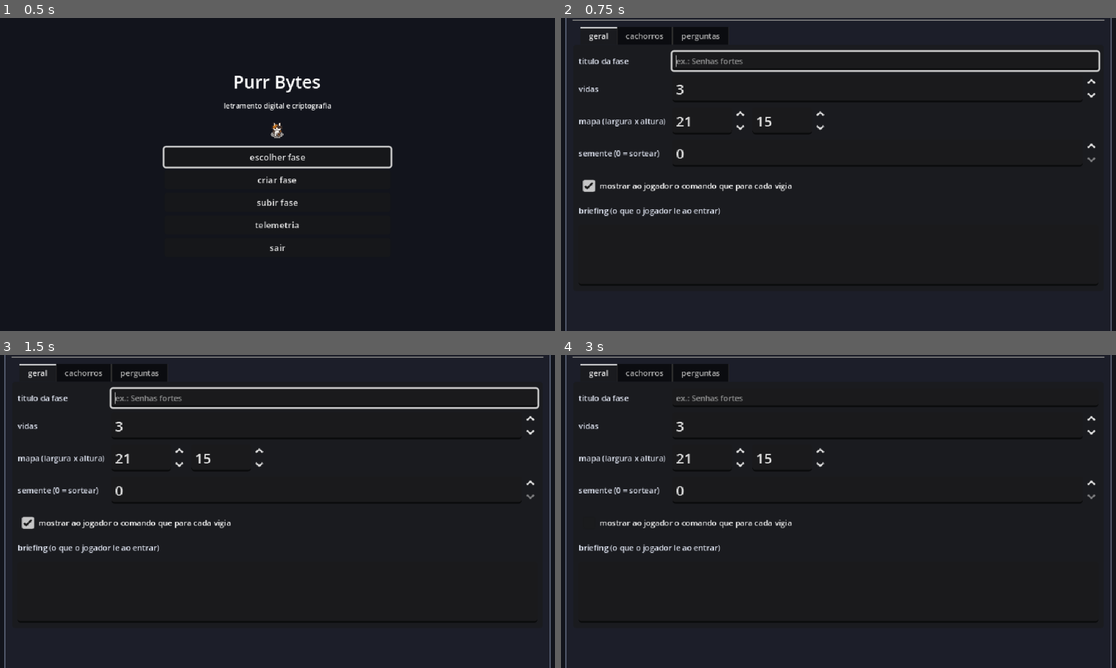
Above: before the commit, frames 1-4 (two rows, left to right).
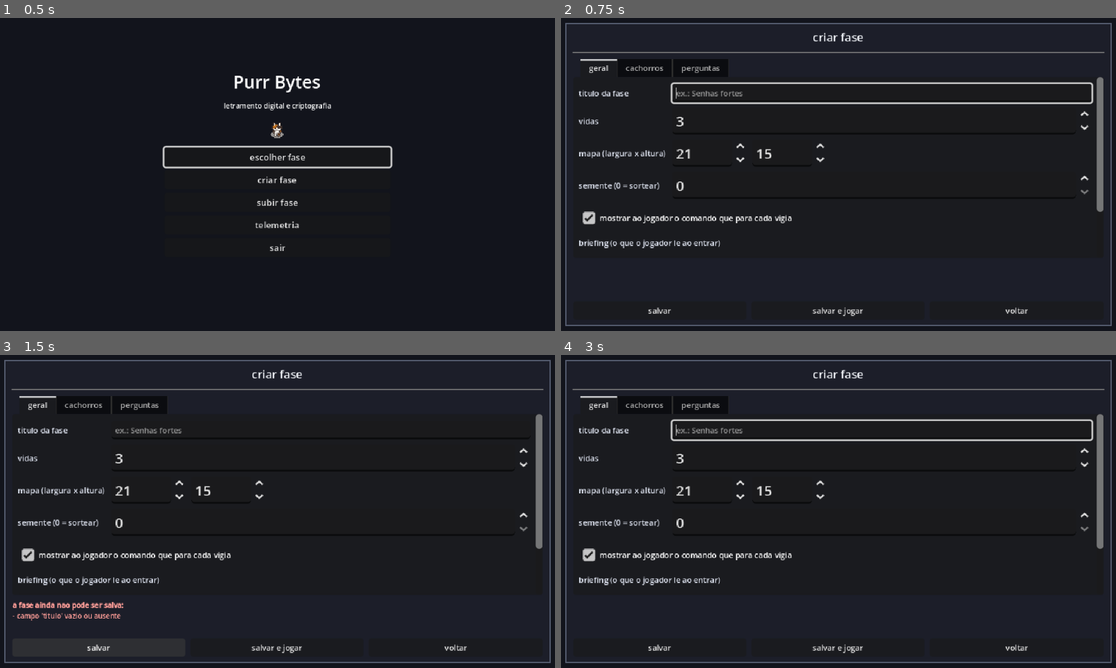
Above: after the commit, the same moments.

Repository: Morc3go/purr-bytes-cliente
Game: Godot game, scene res://cenas/ui/menu_principal.tscn
The game is run twice, just before and just after one commit, with the same random seed, the same clock (stepped at 60 frames per second) and the same inputs.
Inputs (mouse positions are in pixels of both pictures, inside the frame that each line leads up to):
- Up to frame 1 (0.5 s): no input
- Up to frame 2 (0.75 s): click "criar fase" at 0.5 s
- Up to frame 3 (1.5 s): click (99, 646) at 1.25 s, where only the run after the commit has a clickable "salvar"
- Up to frame 4 (3 s): click (1016, 646) at 2 s, where only the run after the commit has a clickable "voltar"; click (838, 520) at 2.75 s, where only the run before the commit has a clickable "mostrar ao jogador o comando …"

Frame 1 is identical in both runs. In frame 2, 9.5% of the frame differs, in the area x 0-100%, y 0-100%; in frame 3, 9.0%; in frame 4, 8.7%.

Commit message:
editor: botoes de vigia por tipo (cifras a vista) e voltar sempre visivel
- a aba "geral" crescia alem dos 360 px e empurrava salvar/voltar para
  fora da tela; agora rola por dentro (ScrollContainer), como as outras
- no lugar de "+ vigia", um botao por tipo: comando livre, cifra de
  Cesar, cifra de Vigenere, hash SHA-256, so persegue; as cifras antes
  ficavam escondidas no menu suspenso de cada linha
- dica de cada tipo nos botoes e no seletor; vigia de cifra nasce na
  cor do algoritmo
- testes: botoes de acao dentro da tela em todas as abas e cada botao
  criando o vigia certo

Co-Authored-By: Claude Opus 5.5 <noreply@anthropic.com>
Claude-Session: https://claude.ai/code/session_012A3HcGRZ4ZYrhbeEK5eVCX

Diff:
--- a/cenas/ui/editor_de_fase.gd
+++ b/cenas/ui/editor_de_fase.gd
@@ -52,8 +52,7 @@
 
 
 func _ready() -> void:
-	get_node(_CACHORROS + "/AdicionarVigia").pressed.connect(
-		func() -> void: _adicionar_vigia())
+	_montar_botoes_de_vigia()
 	get_node(_PERGUNTAS + "/AdicionarTerminal").pressed.connect(
 		func() -> void: _adicionar_terminal())
 	$Raiz/Margem/Coluna/Acoes/Salvar.pressed.connect(func() -> void: _salvar(false))
@@ -90,7 +89,7 @@
 			if _vigias.get_child_count() > 0:
 				(_vigias.get_child(0).get_node("Comando") as LineEdit).grab_focus()
 			else:
-				get_node(_CACHORROS + "/AdicionarVigia").grab_focus()
+				(get_node(_CACHORROS + "/AdicionarVigias").get_child(0) as Button).grab_focus()
 		2:
 			if _terminais.get_child_count() > 0:
 				(_terminais.get_child(0).get_node("Enunciado") as LineEdit).grab_focus()
@@ -146,11 +145,16 @@
 ## Tipos de vigia oferecidos no editor, na ordem do seletor. Cada um e o par
 ## (modo_de_bloqueio, algoritmo_exigido) que o JSON grava.
 const _TIPOS_DE_VIGIA: Array[Dictionary] = [
-	{"rotulo": "comando livre", "modo": "COMANDO", "algoritmo": "CESAR"},
-	{"rotulo": "cifra de Cesar", "modo": "CIFRA", "algoritmo": "CESAR"},
-	{"rotulo": "cifra de Vigenere", "modo": "CIFRA", "algoritmo": "VIGENERE"},
-	{"rotulo": "hash SHA-256", "modo": "CIFRA", "algoritmo": "SHA256"},
-	{"rotulo": "so persegue", "modo": "NENHUM", "algoritmo": "CESAR"},
+	{"rotulo": "comando livre", "modo": "COMANDO", "algoritmo": "CESAR",
+		"dica": "o jogador digita exatamente a frase que voce escrever (ex.: trocar senha)"},
+	{"rotulo": "cifra de Cesar", "modo": "CIFRA", "algoritmo": "CESAR",
+		"dica": "cada letra anda N casas no alfabeto. palavra + chave de 1 a 25 (ex.: cifrar senha chave=3)"},
+	{"rotulo": "cifra de Vigenere", "modo": "CIFRA", "algoritmo": "VIGENERE",
+		"dica": "a chave e uma palavra; cada letra dela da um deslocamento (ex.: cifrar pacote chave=gato)"},
+	{"rotulo": "hash SHA-256", "modo": "CIFRA", "algoritmo": "SHA256",
+		"dica": "o jogador calcula o resumo com 'hash' e confere com 'verificar' -- integridade, nao sigilo"},
+	{"rotulo": "so persegue", "modo": "NENHUM", "algoritmo": "CESAR",
+		"dica": "nenhum comando para este vigia: a unica defesa e fugir"},
 ]
 
 
@@ -174,6 +178,7 @@
 	tipo.add_theme_font_size_override("font_size", 9)
 	for item: Dictionary in _TIPOS_DE_VIGIA:
 		tipo.add_item(String(item["rotulo"]))
+		tipo.set_item_tooltip(tipo.item_count - 1, String(item["dica"]))
 	tipo.select(_indice_do_tipo(modo, algoritmo))
 	linha.add_child(tipo)
 
@@ -213,6 +218,40 @@
 	_ajustar_campos_do_vigia(linha)
 	_vigias.add_child(linha)
 	return linha
+
+
+## Um botao "+" por tipo de vigia, montado da mesma tabela do seletor: antes
+## havia so "+ vigia", e as cifras ficavam escondidas dentro do menu suspenso
+## de cada linha -- quem criava a fase nao descobria que elas existiam.
+func _montar_botoes_de_vigia() -> void:
+	var linha: HBoxContainer = get_node(_CACHORROS + "/AdicionarVigias") as HBoxContainer
+	for item: Dictionary in _TIPOS_DE_VIGIA:
+		var botao := Button.new()
+		botao.text = "+ %s" % item["rotulo"]
+		botao.size_flags_horizontal = Control.SIZE_EXPAND_FILL
+		botao.add_theme_font_size_override("font_size", 8)
+		botao.tooltip_text = String(item["dica"])
+		var modo: String = item["modo"]
+		var algoritmo: String = item["algoritmo"]
+		botao.pressed.connect(func() -> void:
+			var nova: HBoxContainer = _adicionar_vigia(_cor_padrao_do_tipo(modo, algoritmo),
+				"", modo, algoritmo)
+			_focar_primeiro_campo_do_vigia(nova))
+		linha.add_child(botao)
+
+
+## Vigia de cifra nasce na cor do algoritmo (a mesma da legenda do jogo); os
+## outros, na cor padrao. O professor troca no seletor se quiser.
+func _cor_padrao_do_tipo(modo: String, algoritmo: String) -> Color:
+	return LegendaCores.cor(algoritmo) if modo == "CIFRA" else _COR_PADRAO_DO_VIGIA
+
+
+func _focar_primeiro_campo_do_vigia(linha: Node) -> void:
+	for nome: String in ["Comando", "Palavra"]:
+		var campo: Control = linha.get_node(nome) as Control
+		if campo.visible:
+			campo.grab_focus()
+			return
 
 
 func _indice_do_tipo(modo: String, algoritmo: String) -> int:
--- a/cenas/ui/editor_de_fase.tscn
+++ b/cenas/ui/editor_de_fase.tscn
@@ -58,10 +58,11 @@
 size_flags_vertical = 3
 theme_override_font_sizes/font_size = 9
 
-[node name="Geral" type="VBoxContainer" parent="Raiz/Margem/Coluna/Abas"]
-theme_override_constants/separation = 8
+[node name="Geral" type="ScrollContainer" parent="Raiz/Margem/Coluna/Abas"]
+horizontal_scroll_mode = 0
 
 [node name="Margem" type="MarginContainer" parent="Raiz/Margem/Coluna/Abas/Geral"]
+size_flags_horizontal = 3
 theme_override_constants/margin_left = 6
 theme_override_constants/margin_top = 8
 theme_override_constants/margin_right = 6
@@ -156,7 +157,7 @@
 [node name="AjudaVigias" type="Label" parent="Raiz/Margem/Coluna/Abas/Cachorros/Margem/Coluna"]
 theme_override_colors/font_color = Color(0.72, 0.76, 0.84, 1)
 theme_override_font_sizes/font_size = 8
-text = "comando livre: para o vigia quando digitado EXATAMENTE assim no terminal. cifra (Cesar, Vigenere, SHA-256): o jogador protege a palavra com a chave, pelo analisador do terminal. so persegue: nao ha defesa, so fugir."
+text = "escolha como cada vigia e parado. comando livre: o jogador digita EXATAMENTE a frase. cifra de Cesar / Vigenere e hash SHA-256: o jogador protege a palavra com a chave pelo terminal (ex.: cifrar senha chave=3). so persegue: nao ha defesa, so fugir."
 autowrap_mode = 3
 
 [node name="RolagemVigias" type="ScrollContainer" parent="Raiz/Margem/Coluna/Abas/Cachorros/Margem/Coluna"]
@@ -167,9 +168,8 @@
 size_flags_horizontal = 3
 theme_override_constants/separation = 4
 
-[node name="AdicionarVigia" type="Button" parent="Raiz/Margem/Coluna/Abas/Cachorros/Margem/Coluna"]
-theme_override_font_sizes/font_size = 9
-text = "+ vigia"
+[node name="AdicionarVigias" type="HBoxContainer" parent="Raiz/Margem/Coluna/Abas/Cachorros/Margem/Coluna"]
+theme_override_constants/separation = 4
 
 [node name="Perguntas" type="VBoxContainer" parent="Raiz/Margem/Coluna/Abas"]
 theme_override_constants/separation = 6
--- a/tests/teste_editor_de_fase.gd
+++ b/tests/teste_editor_de_fase.gd
@@ -209,3 +209,53 @@
 
 	afirmar_verdadeiro(tela._campo_semente.value > 0,
 		"a semente sorteada volta para o campo -- senao a proxima abertura sortearia outro mapa")
+
+
+func teste_salvar_e_voltar_ficam_visiveis_em_todas_as_abas() -> void:
+	# A aba "geral" crescia alem dos 360 px da tela e empurrava salvar/voltar
+	# para fora -- a primeira tela de "criar fase" ficava sem saida visivel.
+	var tela: Control = await _abrir_editor()
+	var abas: TabContainer = tela.get_node("Raiz/Margem/Coluna/Abas") as TabContainer
+	var area: Rect2 = tela.get_viewport_rect()
+	for indice: int in abas.get_tab_count():
+		abas.current_tab = indice
+		await get_tree().process_frame
+		await get_tree().process_frame
+		for nome: String in ["Salvar", "SalvarEJogar", "Voltar"]:
+			var botao: Button = tela.get_node("Raiz/Margem/Coluna/Acoes/" + nome) as Button
+			afirmar_verdadeiro(area.encloses(botao.get_global_rect()),
+				"aba %d: '%s' inteiro dentro da tela (%s em %s)"
+					% [indice, botao.text, botao.get_global_rect(), area])
+		var titulo: Label = tela.get_node("Raiz/Margem/Coluna/Titulo") as Label
+		afirmar_verdadeiro(titulo.get_global_rect().position.y >= 0.0,
+			"aba %d: o titulo da tela nao sobe para fora" % indice)
+
+
+func teste_um_botao_por_tipo_de_vigia_inclusive_as_cifras() -> void:
+	var tela: Control = await _abrir_editor()
+	var botoes: Node = tela.get_node(
+		"Raiz/Margem/Coluna/Abas/Cachorros/Margem/Coluna/AdicionarVigias")
+	var rotulos: Array[String] = []
+	for botao: Node in botoes.get_children():
+		rotulos.append((botao as Button).text)
+	afirmar_igual(rotulos, ["+ comando livre", "+ cifra de Cesar", "+ cifra de Vigenere",
+		"+ hash SHA-256", "+ so persegue"], "as cifras aparecem como botoes, nao escondidas no menu")
+
+	var antes: int = tela._vigias.get_child_count()
+	(botoes.get_child(1) as Button).pressed.emit()  # + cifra de Cesar
+	afirmar_igual(tela._vigias.get_child_count(), antes + 1, "o botao adiciona um vigia")
+	var linha: Node = tela._vigias.get_child(antes)
+	afirmar_igual((linha.get_node("Tipo") as OptionButton).get_item_text(
+		(linha.get_node("Tipo") as OptionButton).selected), "cifra de Cesar", "ja no tipo certo")
+	afirmar_verdadeiro((linha.get_node("Palavra") as Control).visible, "pede a palavra")
+	afirmar_verdadeiro((linha.get_node("Chave") as Control).visible, "e a chave")
+	afirmar_falso((linha.get_node("Comando") as Control).visible, "e nao o comando livre")
+
+	(linha.get_node("Palavra") as LineEdit).text = "senha"
+	(linha.get_node("Chave") as LineEdit).text = "3"
+	var dados: Dictionary = tela.montar_dicionario()
+	var vigia: Dictionary = (dados["cachorros"] as Array)[antes]
+	afirmar_igual(vigia["modo_de_bloqueio"], "CIFRA", "grava como vigia de cifra")
+	afirmar_igual(vigia["algoritmo_exigido"], "CESAR", "de Cesar")
+	afirmar_igual(vigia["palavra"], "senha", "com a palavra")
+	afirmar_igual(vigia["chave"], "3", "e a chave")
Not shown, changed: README.md
